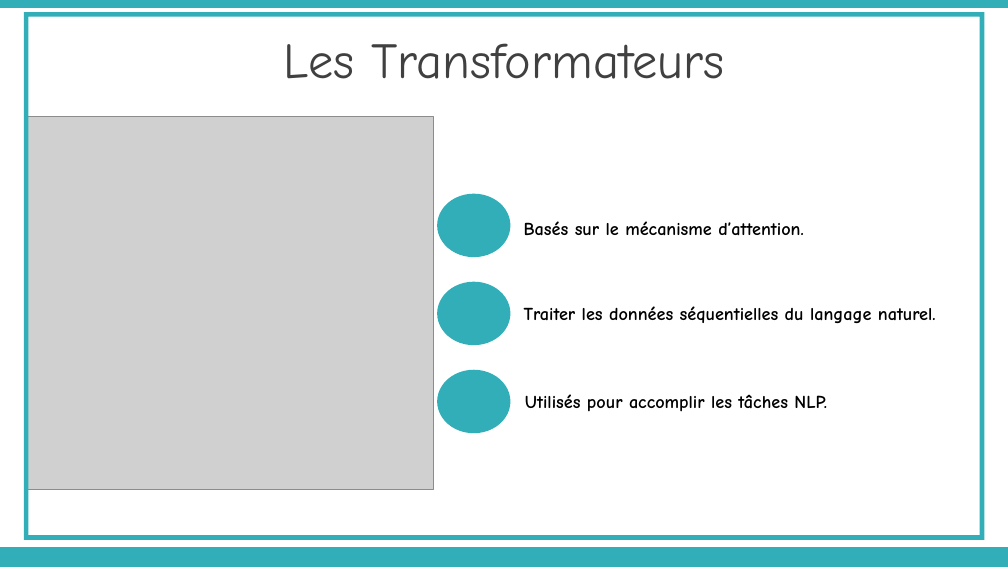
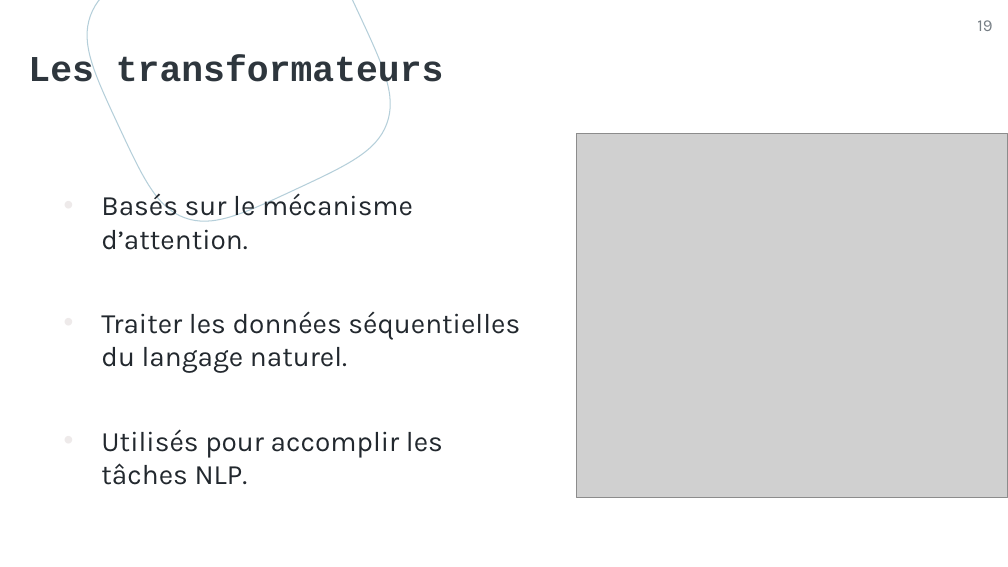
Before and after one commit to rbouadjenek/YouTaQA, a slide deck: slide 19 of Paper/présentation Soutenance Master AGABI & TIDAFI.pptx (slide 13 before the commit). Drawn at 1008x567 pixels with LibreOffice and Linux fonts; fonts in the diff are those of the drawing; grey boxes stand for pictures. Boxes give left, top, right and bottom in pixels: in the first picture for what was removed or moved away, otherwise in the second. Text is boxed around its words. In the diff, an @@ line names an element or a change of style, - is before the commit and + after.

```diff
--- a/Paper/présentation Soutenance Master AGABI & TIDAFI.pptx
+++ b/Paper/présentation Soutenance Master AGABI & TIDAFI.pptx
@@ rectangle removed at [0,0,1008,8] @@
@@ frame removed at [24,12,985,540] @@
@@ freeform shape added at [87,0,390,222], outline #B5CFDA 0.75 pt @@
@@ page number added at [977,20,992,31], 12 pt, text #767E85 @@
+19
@@ title at [28,55,444,91]: text changed; size 36 to 26 pt; font Comic Neue to Courier New; text colour #404040 to #2E363D; bold on @@
-Les Transformateurs
+Les transformateurs
@@ title "Les transformateurs" at [28,55,444,91]: vertical alignment middle to top @@
@@ picture: place and size @@
-picture at [24,117,433,490]
+picture at [577,133,1008,498]
@@ text added at [101,190,520,485], 20 pt, text #23282E @@
+• Basés sur le mécanisme d’attention.
+• Traiter les données séquentielles du langage naturel.
+• Utilisés pour accomplir les tâches NLP.
@@ ellipse removed at [437,194,511,257] @@
@@ text removed at [524,221,804,236] @@
-Basés sur le mécanisme d’attention.
@@ ellipse removed at [437,282,511,346] @@
@@ text removed at [524,306,936,323] @@
-Traiter les données séquentielles du langage naturel.
@@ ellipse removed at [437,370,511,433] @@
@@ text removed at [525,394,827,412] @@
-Utilisés pour accomplir les tâches NLP.
@@ rectangle removed at [0,547,1008,567] @@
```
Also in this commit, not shown: 20 other slides changed, 16 slides added, 10 slides removed, 5 other files.
